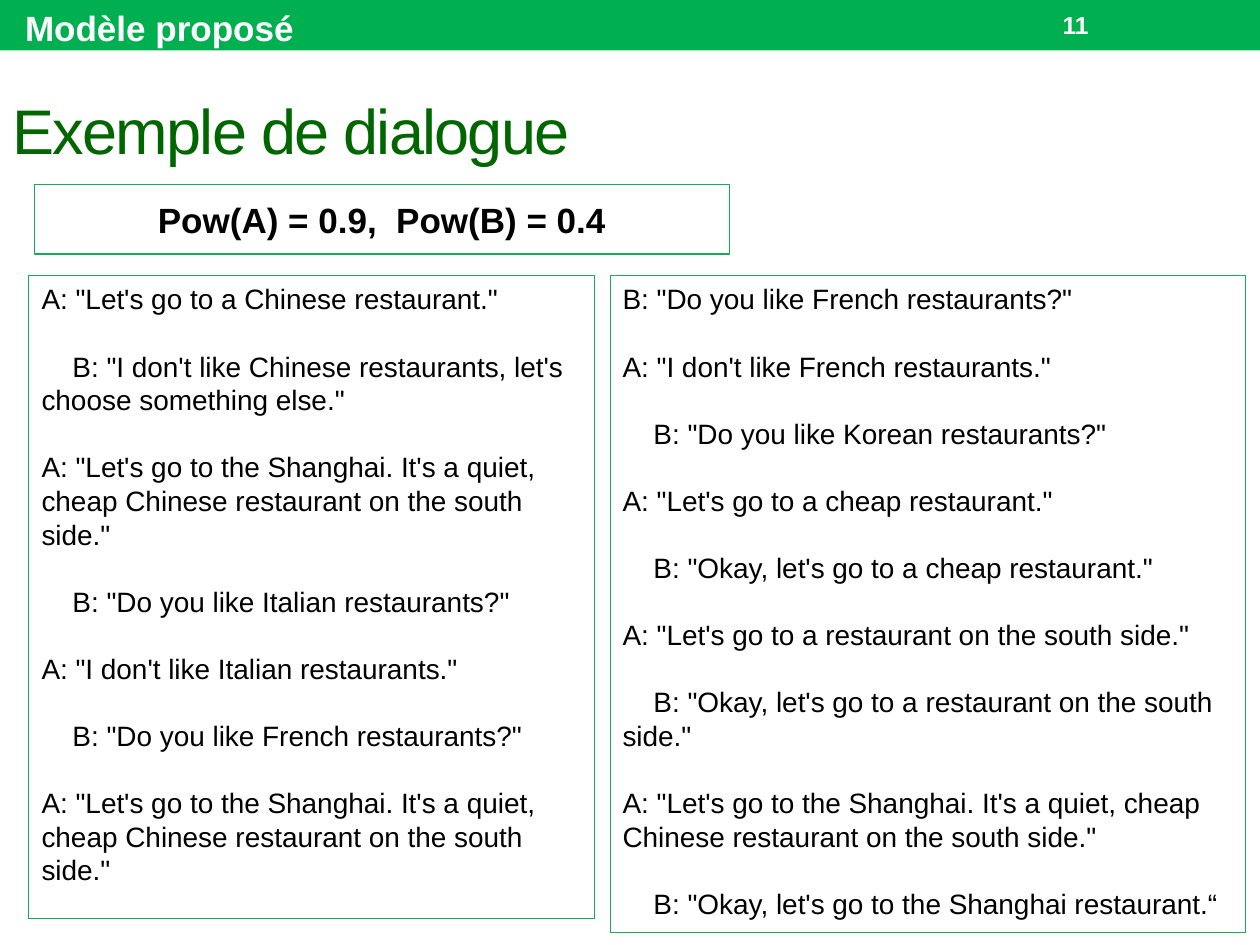
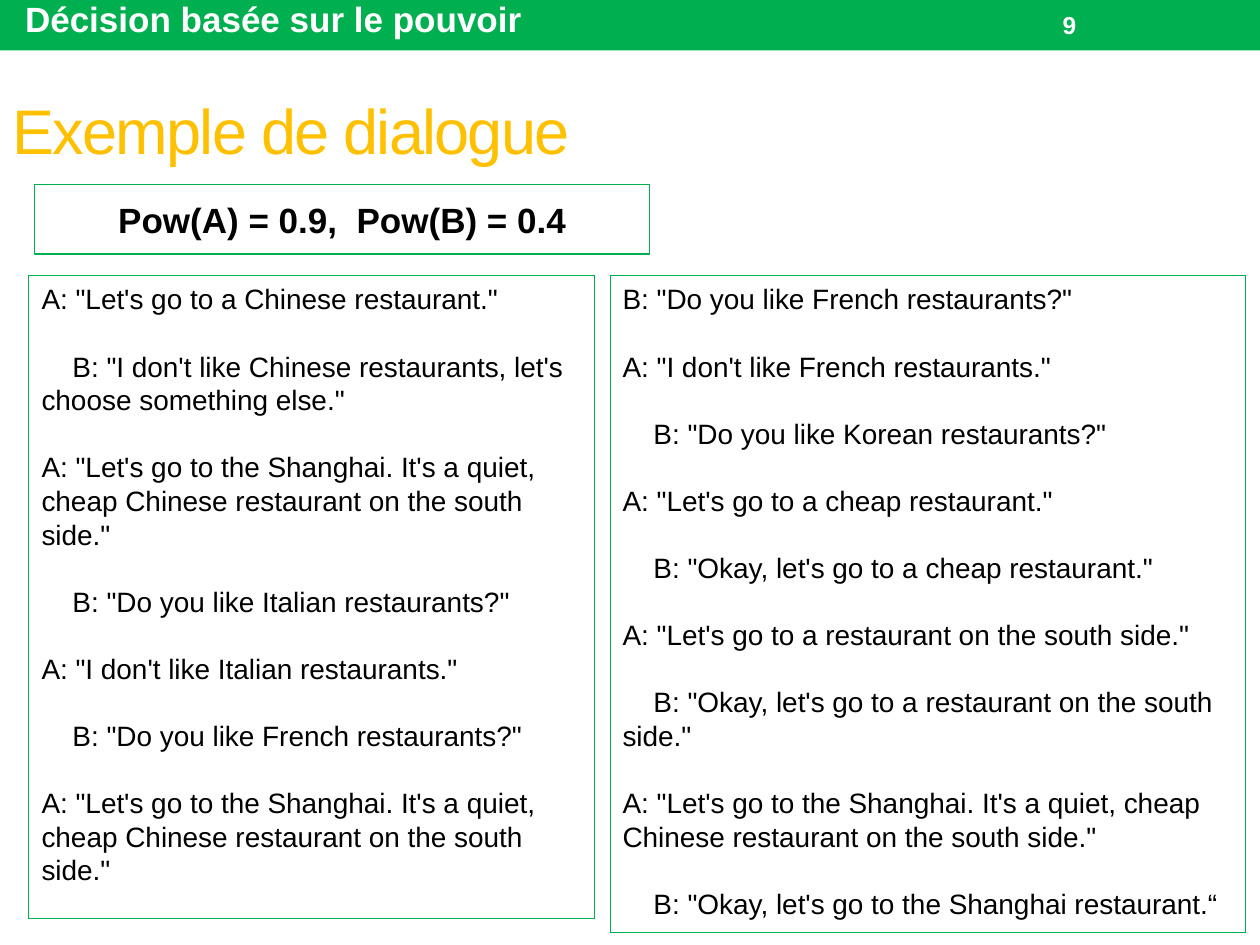
Before and after one commit to Olydia/Discolog, a slide deck: slide 9 of papers/Presentations/GT ACAI 17/GT.pptx (slide 11 before the commit). Drawn at 1260x945 pixels with LibreOffice and Linux fonts; fonts in the diff are those of the drawing. Boxes give left, top, right and bottom in pixels: in the first picture for what was removed or moved away, otherwise in the second. Text is boxed around its words. In the diff, an @@ line names an element or a change of style, - is before the commit and + after.

```diff
--- a/papers/Presentations/GT ACAI 17/GT.pptx
+++ b/papers/Presentations/GT ACAI 17/GT.pptx
@@ text at (25,6,521,39): text changed @@
-Modèle proposé
+Décision basée sur le pouvoir
@@ page number at (1063,17,1077,35): text changed @@
-11
+9
@@ title "Exemple de dialogue" at (13,108,570,166): text colour #006600 to #FFC000 @@
@@ outline #19A95A 0.75 pt to #00B050 0.75 pt in 3 elements at (29,276,595,920), (610,276,1245,934), (35,185,650,255) @@
@@ rectangle "Pow(A) = 0.9, Pow(B) = ...": place and size @@
-rectangle "Pow(A) = 0.9, Pow(B) = ..." at (35,185,730,255)
+rectangle "Pow(A) = 0.9, Pow(B) = ..." at (35,185,650,255)
```
Also in this commit, not shown: 4 other slides changed, 5 slides added, 10 slides removed, 2 other files.
